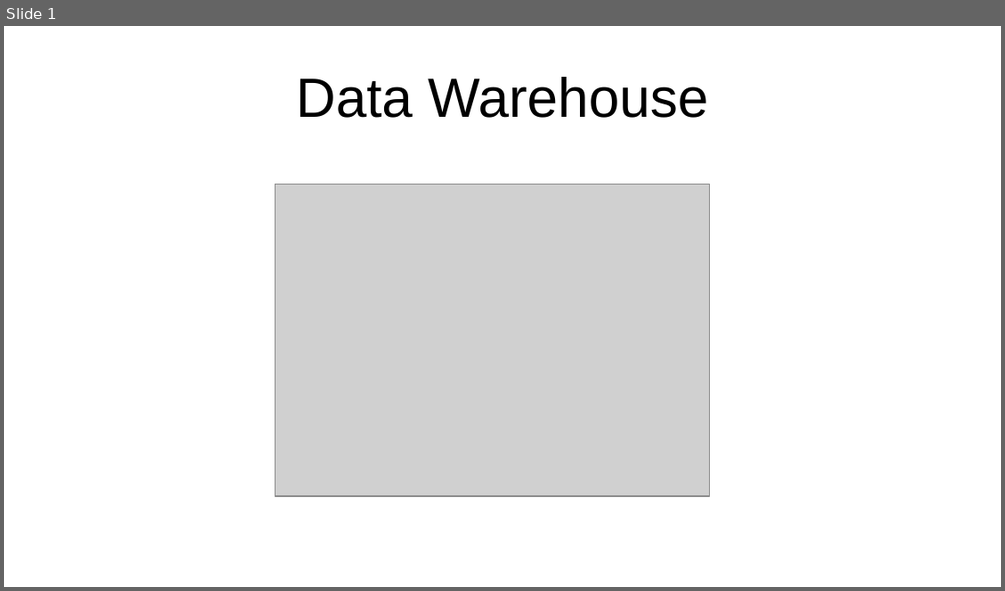
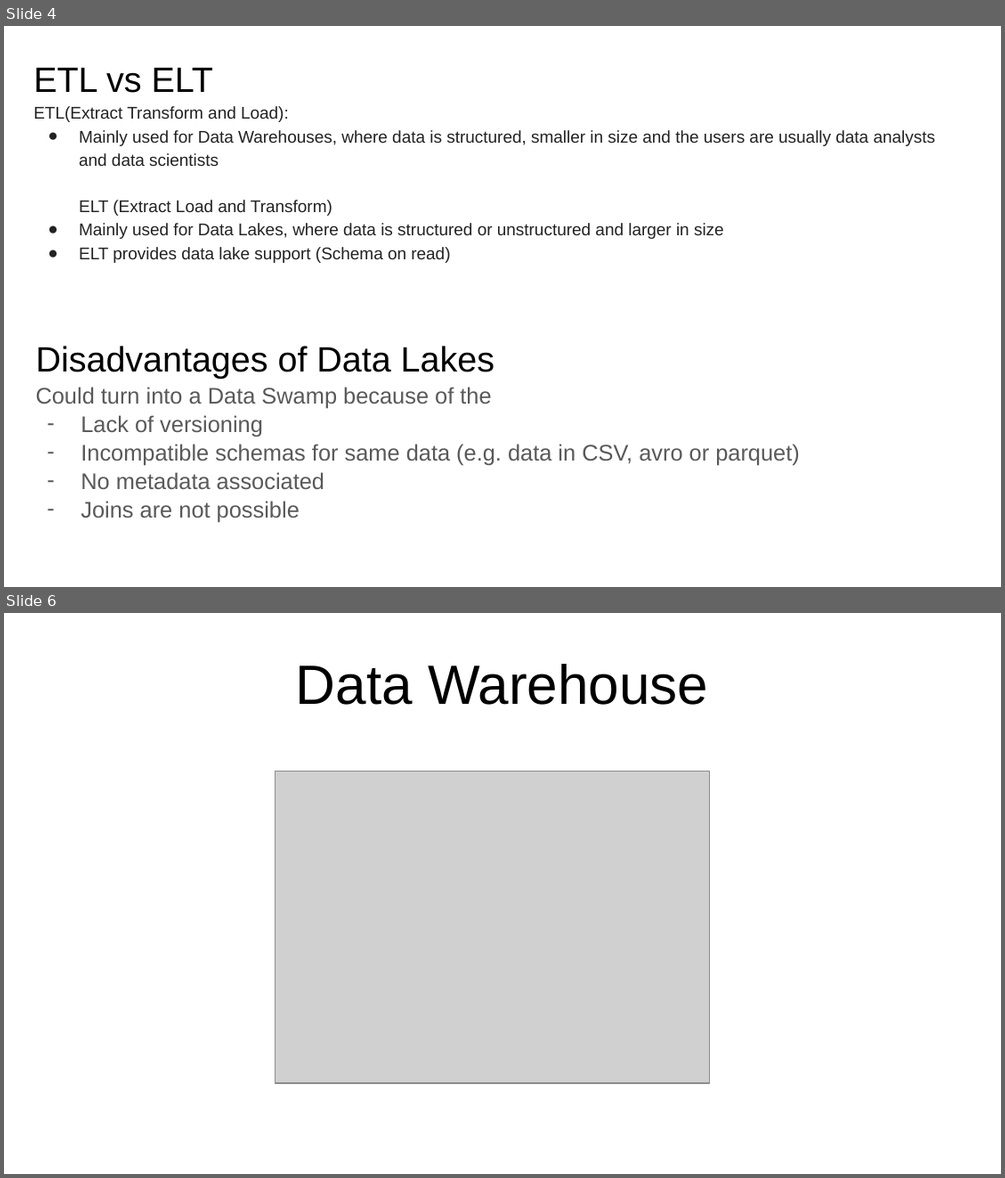
Before and after one commit to mossdet/dlp_data_eng, a slide deck: Notes/03_01_Data_Warehouse.odp. Shown one above the other, each under a label of ours: slide 1 before the commit, slides 4 and 6 after it; the slides between them are not shown. The pictures are 1005x591 and 1005x1178 pixels, drawn with LibreOffice and Linux fonts; fonts in the diff are those of the drawing; grey boxes stand for pictures. Boxes give left, top, right and bottom in pixels: in the first picture for what was removed or moved away, otherwise in the second. Text is boxed around its words. In the diff, an @@ line names an element or a change of style, - is before the commit and + after.

Commit message:
add data pipeline files for week 4, some were missing

```diff
--- a/Notes/03_01_Data_Warehouse.odp
+++ b/Notes/03_01_Data_Warehouse.odp
@@ slide 4 added at (4,26,1001,587), background #FFFFFF @@
@@ text added at (33,67,936,263), 13.5 pt, text #222222 @@
+ETL vs ELT
+ETL(Extract Transform and Load):
+● Mainly used for Data Warehouses, where data is structured, smaller in size and the users are usually data analysts and data scientists
+ELT (Extract Load and Transform)
+● Mainly used for Data Lakes, where data is structured or unstructured and larger in size
+● ELT provides data lake support (Schema on read)
@@ text added at (36,346,800,522), 18 pt, text #595959 @@
+Disadvantages of Data Lakes
+Could turn into a Data Swamp because of the
+– Lack of versioning
+– Incompatible schemas for same data (e.g. data in CSV, avro or parquet)
+– No metadata associated
+– Joins are not possible
@@ what was slide 1 is now slide 6 @@
```
Also in this commit, not shown: 4 other slides added, 9 other files.
